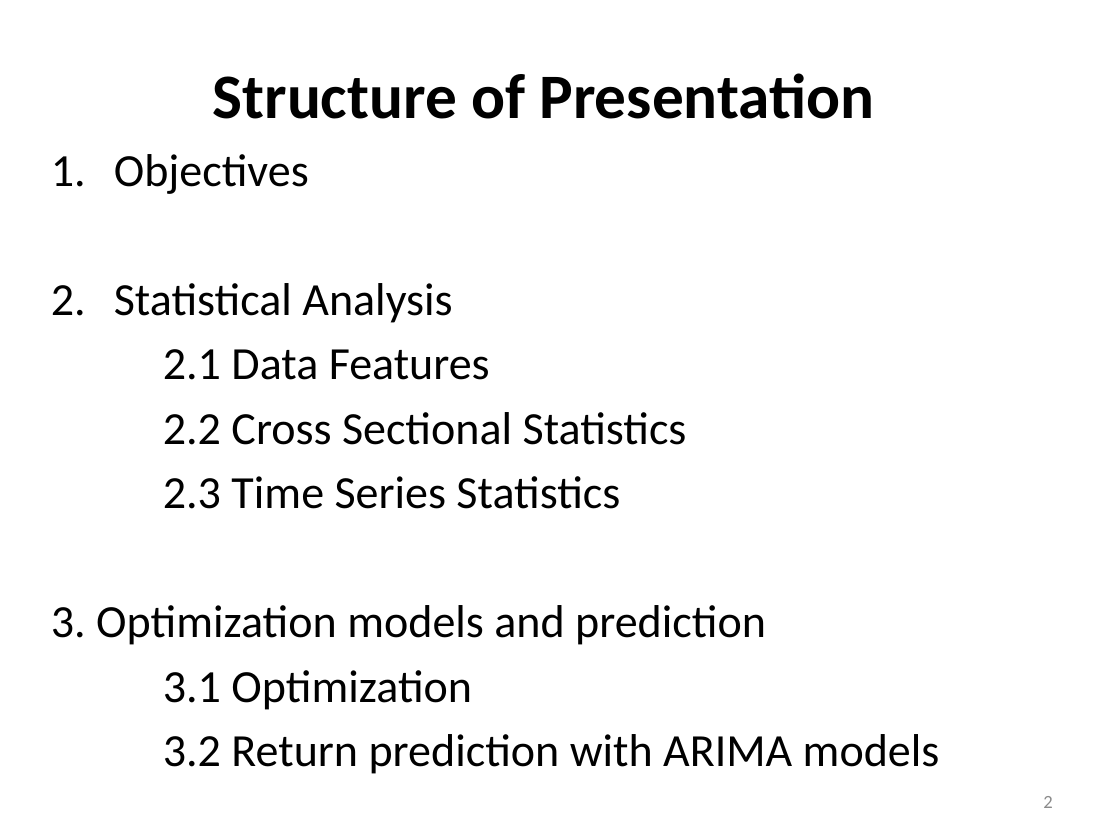
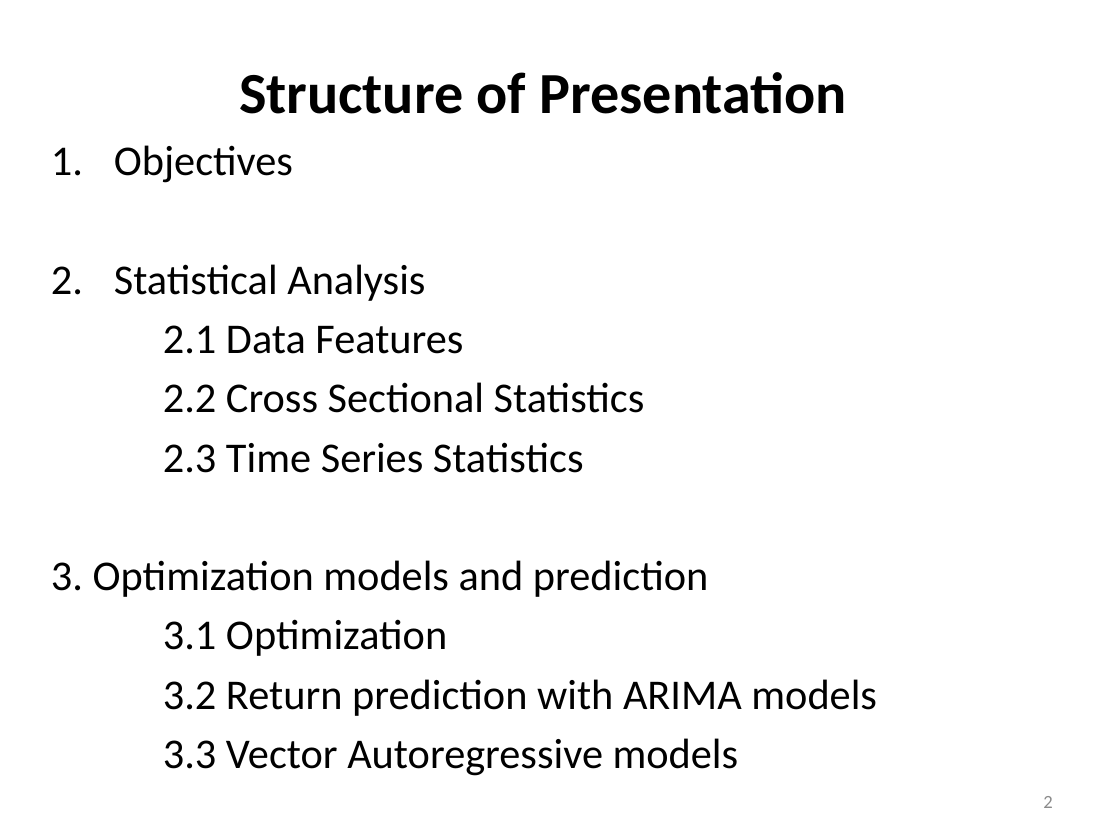
Before and after one commit to minoruronny79/DataIncubator_PortfolioInvestment_RealState, a slide deck: slide 2 of MaeshiroMinoru_HousePrices_USA.pptx. Drawn at 1120x840 pixels with LibreOffice and Linux fonts; fonts in the diff are those of the drawing. Boxes give left, top, right and bottom in pixels: in the first picture for what was removed or moved away, otherwise in the second. Text is boxed around its words. In the diff, an @@ line names an element or a change of style, - is before the commit and + after.

Commit message:
Presentation for DataIncubator

```diff
--- a/MaeshiroMinoru_HousePrices_USA.pptx
+++ b/MaeshiroMinoru_HousePrices_USA.pptx
@@ text at bbox=[51, 72, 877, 716]: size 40.7 to 37.4 pt in "Structure of Presentation"; size 29.6 to 27.2 pt in "Objectives", "Statistical Analysis", "2.1 Data Features", "2.2 Cross Sectional Statistics" and 5 more places @@
@@ text at bbox=[163, 738, 739, 776]: paragraph added @@
+3.3 Vector Autoregressive models
```
Also in this commit, not shown: 6 other slides changed, 3 slides added.
